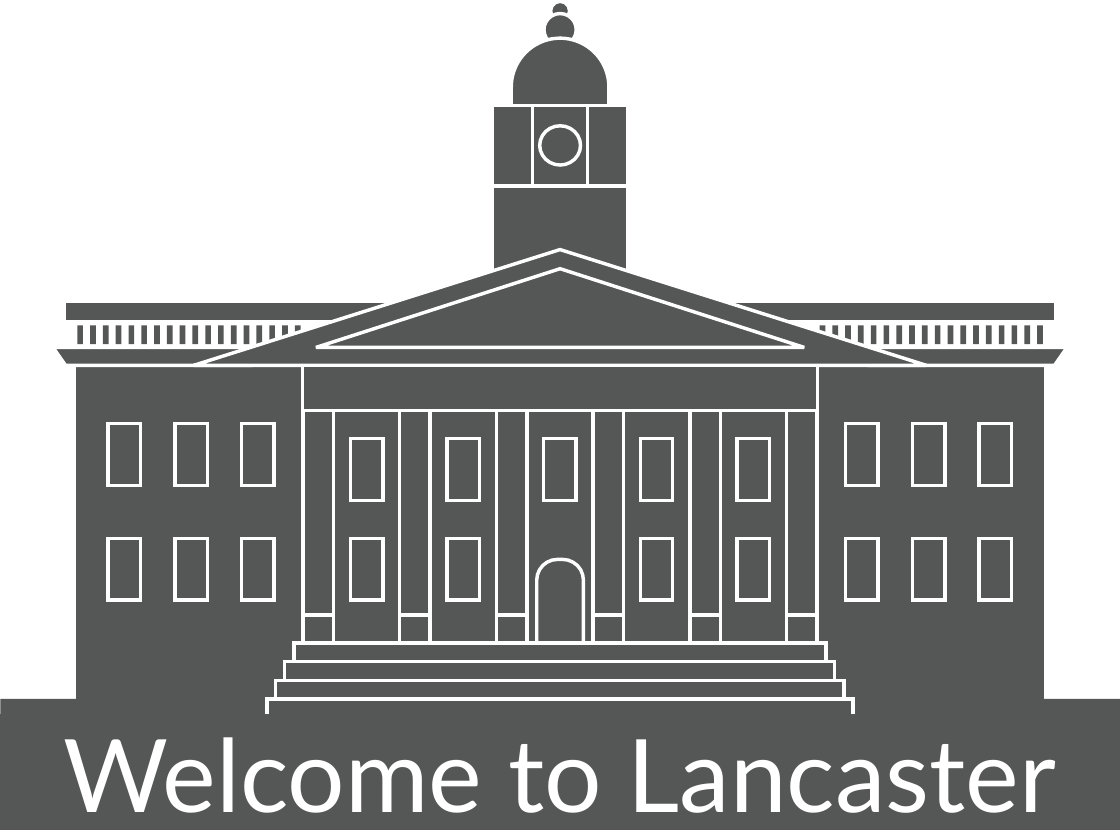
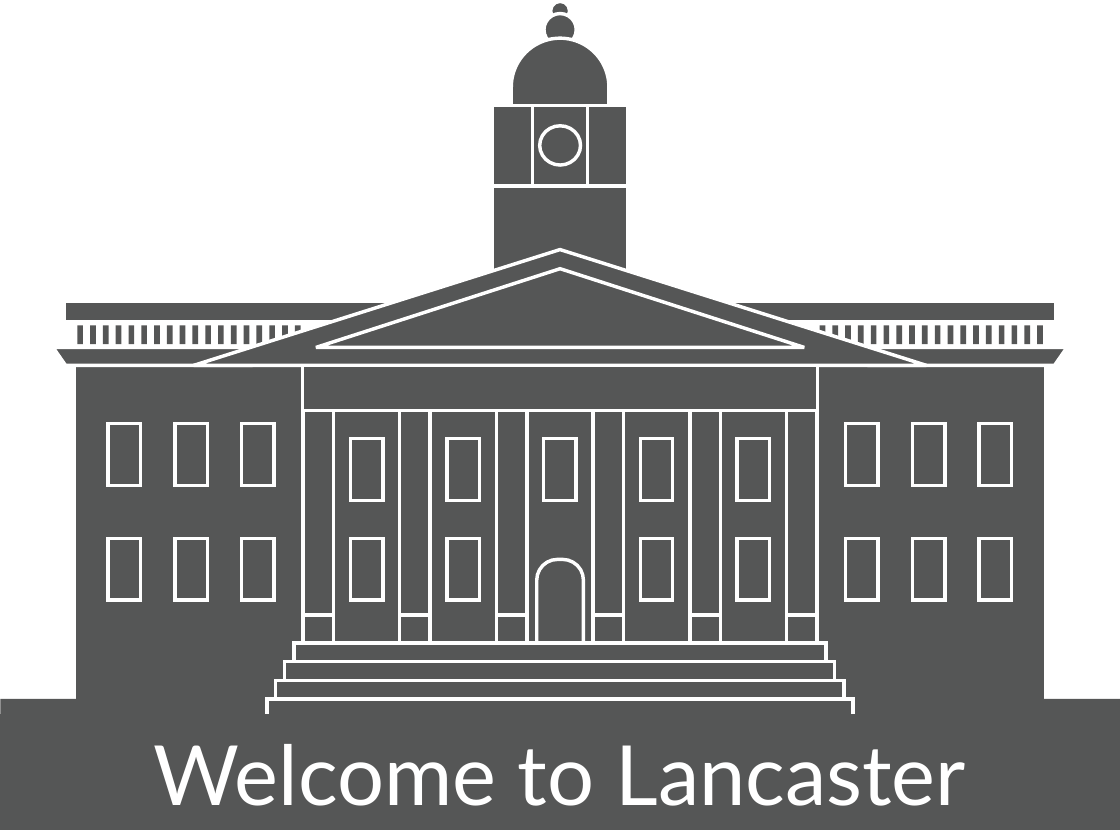
Before and after one commit to bmvc2026/BMVC2026, a slide deck: slide 1 of imgs_2026/Lancaster/LancasterTownHallGraphic-Welcome.pptx. Drawn at 1120x830 pixels with LibreOffice and Linux fonts; fonts in the diff are those of the drawing; background and template pictures are left out. Boxes give left, top, right and bottom in pixels: in the first picture for what was removed or moved away, otherwise in the second. Text is boxed around its words. In the diff, an @@ line names an element or a change of style, - is before the commit and + after.

```diff
--- a/imgs_2026/Lancaster/LancasterTownHallGraphic-Welcome.pptx
+++ b/imgs_2026/Lancaster/LancasterTownHallGraphic-Welcome.pptx
@@ text "Welcome to Lancaster" at (154,744,966,806): size 66 to 54 pt @@
```
Also in this commit, not shown: 1 other file.
